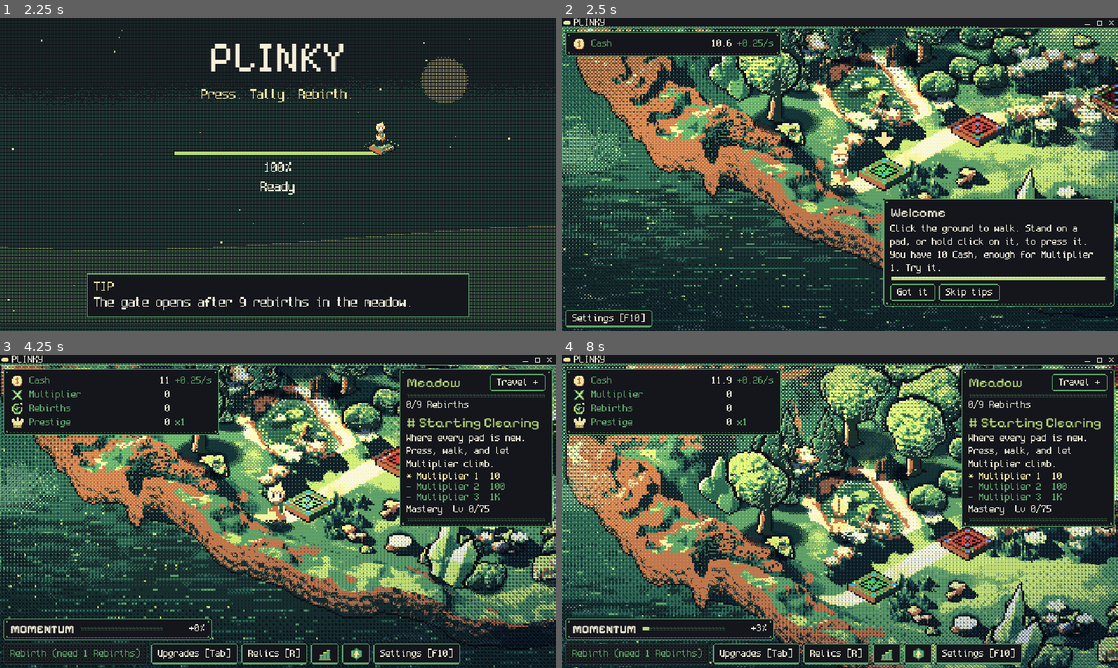
Above: before the commit, frames 1-4 (two rows, left to right).
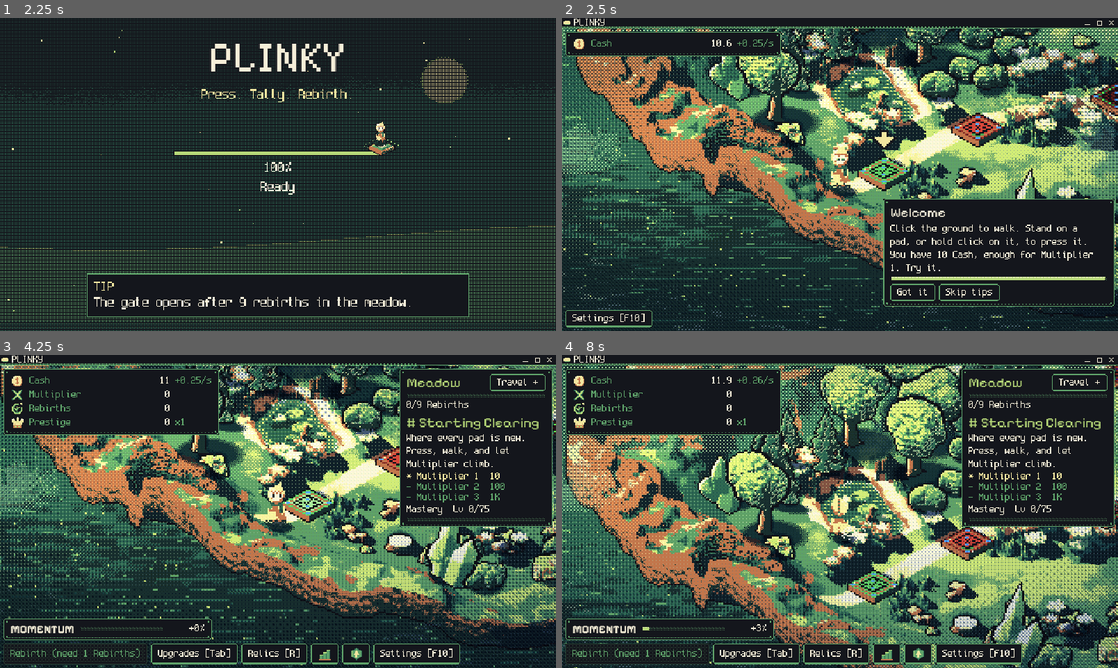
Above: after the commit, the same moments.

Repository: FreezingShock/Plinky
Game: Godot game, scene res://boot/boot.tscn
The game is run twice, just before and just after one commit, with the same random seed, the same clock (stepped at 60 frames per second) and the same inputs.
Inputs (mouse positions are in pixels of both pictures, inside the frame that each line leads up to):
- Up to frame 1 (2.25 s): tap Enter (ui_accept) at 0.5, 0.77, 1.07 s; move the mouse to (400, 158) at 0.52 s; hold D 0.53-1.25 s; tap Space at 0.6 s; click (400, 158) at 0.67 s; drag from (166, 190) to (250, 237) at 1.27 s; move the mouse to (333, 105) at 2.02 s; hold D from 2.03 s (still down); tap 2 at 2.1 s
- Up to frame 2 (2.5 s): keep holding D
- Up to frame 3 (4.25 s): release D at 2.75 s; click "Skip tips" at 2.75 s; drag from (250, 574) to (111, 464) at 3.52 s
- Up to frame 4 (8 s): move the mouse to (1006, 558) at 4.27 s; hold A (plinky_left) 4.28-5 s; tap 1 at 4.35 s; tap Enter (ui_accept) at 4.52, 4.82, 7.52, 7.82 s; drag from (673, 464) to (756, 433) at 5.02 s; move the mouse to (867, 511) at 5.77 s; hold Escape (plinky_back) 5.78-6.5 s; tap 3 at 5.85 s; click (867, 511) at 5.92 s; drag from (756, 433) to (728, 527) at 6.52 s; move the mouse to (962, 495) at 7.27 s; hold W (plinky_up) from 7.28 s (still down); tap C at 7.35 s

Frame 1 is identical in both runs. In frame 2, less than 0.1% of the frame differs, in the area x 59-79%, y 31-48%; in frame 3, less than 0.1%; in frame 4, less than 0.1%, in the area x 57-100%, y 46-73%.

Commit message:
Lighting: pads cast sun-following shadows (#89)
* Lighting stage 1: full-frame light pass and stronger sky tuning

Co-Authored-By: Claude Sonnet 5.5 <noreply@anthropic.com>
Claude-Session: https://claude.ai/code/session_01Pmx9dTS6r51kioaAYdxq1L

* Lighting stage 3: genuinely dark night, wider light pools

Co-Authored-By: Claude Sonnet 5.5 <noreply@anthropic.com>
Claude-Session: https://claude.ai/code/session_01Pmx9dTS6r51kioaAYdxq1L

* Night: use a separate night_shade so the model stays smooth

Co-Authored-By: Claude Sonnet 5.5 <noreply@anthropic.com>
Claude-Session: https://claude.ai/code/session_01Pmx9dTS6r51kioaAYdxq1L

* Lighting stage 2a: ground G-buffer, per-texel relight with cast shadows, F6 debug view

Terrain materials are codes 100-109 and were excluded from the relight range, so the ground was never relit. Widen the range, ship the G-buffer, push strengths hard.

Co-Authored-By: Claude Sonnet 5.5 <noreply@anthropic.com>
Claude-Session: https://claude.ai/code/session_01Pmx9dTS6r51kioaAYdxq1L

* Ground shader: no return in fragment (debug views set COLOR at the end)

Co-Authored-By: Claude Sonnet 5.5 <noreply@anthropic.com>
Claude-Session: https://claude.ai/code/session_01Pmx9dTS6r51kioaAYdxq1L

* Pin vignette dither to the world; Larkmoor ground G-buffer and relight

Co-Authored-By: Claude Sonnet 5.5 <noreply@anthropic.com>
Claude-Session: https://claude.ai/code/session_01Pmx9dTS6r51kioaAYdxq1L

* Pads cast a sun-following shadow

Co-Authored-By: Claude Sonnet 5.5 <noreply@anthropic.com>
Claude-Session: https://claude.ai/code/session_01Pmx9dTS6r51kioaAYdxq1L

* Test: shadow count includes pads

Co-Authored-By: Claude Sonnet 5.5 <noreply@anthropic.com>
Claude-Session: https://claude.ai/code/session_01Pmx9dTS6r51kioaAYdxq1L

* Test: avoid pads name clash

Co-Authored-By: Claude Sonnet 5.5 <noreply@anthropic.com>
Claude-Session: https://claude.ai/code/session_01Pmx9dTS6r51kioaAYdxq1L

* Test: unique name for shadow pad count

Co-Authored-By: Claude Sonnet 5.5 <noreply@anthropic.com>
Claude-Session: https://claude.ai/code/session_01Pmx9dTS6r51kioaAYdxq1L

* Test: restore original pads variable

Co-Authored-By: Claude Sonnet 5.5 <noreply@anthropic.com>
Claude-Session: https://claude.ai/code/session_01Pmx9dTS6r51kioaAYdxq1L

---------

Co-authored-by: Claude <noreply@anthropic.com>

Diff:
--- a/tests/test_larkmoor.gd
+++ b/tests/test_larkmoor.gd
@@ -75,7 +75,11 @@
 	var shadows: SkyShadows = scene.get_node("Shadows") as SkyShadows
 	t.ok(shadows != null, "Larkmoor has a Shadows node")
 	if shadows != null:
-		t.eq(shadows._items.size(), sprites.size(), "Larkmoor registers a cast shadow for every prop and landmark")
+		var shadow_pads: int = 0
+		for an: Dictionary in placements.anchors as Array:
+			if String(an.kind) == "pad":
+				shadow_pads += 1
+		t.eq(shadows._items.size(), sprites.size() + shadow_pads, "Larkmoor registers a cast shadow for every prop, landmark and pad")
 	var sky: SkyCycle = scene.get_node("Sky") as SkyCycle
 	t.ok(sky.shadows == shadows, "Larkmoor's sky drives its shadows")
 	t.ok(lanterns > 0 and sky._lights.size() >= lanterns + 1, "lanterns and the walker get light pools (%d lights)" % sky._lights.size())
--- a/world/larkmoor_scene.gd
+++ b/world/larkmoor_scene.gd
@@ -117,6 +117,7 @@
 				_sky.add_light(Vector2(a.sx, a.sy), cfg.pool_gate_radius, 0.8)
 			"pad":
 				_sky.add_light(Vector2(a.sx, a.sy), cfg.pool_pad_radius, 0.45)
+				_shadows.add_blob(Vector2(a.sx, a.sy), 22.0, 9.0)
 	_sky.add_light(Vector2.ZERO, cfg.pool_walker_radius, 0.7, &"walker")
 
 
--- a/world/meadow3d_scene.gd
+++ b/world/meadow3d_scene.gd
@@ -7,6 +7,8 @@
 @export_file("*.json") var placements_path: String = DIR + "placements3d.json"
 
 ## Prop kinds that sway in the wind (world/sky_cycle.gd). Rocks and crystals stay put.
+## Cast shadow of a pad slab: width in texels and the height it stretches from (the slab is about 3 texels thick).
+const PAD_SHADOW: Vector2 = Vector2(22.0, 9.0)
 const SWAY_KINDS: PackedStringArray = ["oak", "pine", "bush"]
 
 var _data: Dictionary = {}
@@ -111,6 +113,7 @@
 				_sky.add_light(Vector2(a.sx, a.sy), cfg.pool_gate_radius, 0.8)
 			"pad":
 				_sky.add_light(Vector2(a.sx, a.sy), cfg.pool_pad_radius, 0.45)
+				_shadows.add_blob(Vector2(a.sx, a.sy), PAD_SHADOW.x, PAD_SHADOW.y)
 	_sky.add_light(Vector2.ZERO, cfg.pool_walker_radius, 0.7, &"walker")
 
 
--- a/world/sky_shadows.gd
+++ b/world/sky_shadows.gd
@@ -65,6 +65,13 @@
 	_lay(_items[_items.size() - 1])
 
 
+## A shadow for something that is not a prop sprite (a pad slab): foot position, width, and the height it stretches from.
+func add_blob(foot: Vector2, w: float, h: float) -> void:
+	var sp: Sprite2D = _quad("Sh_blob%d" % _items.size())
+	_items.append({"sprite": sp, "foot": foot, "w": w, "h": h})
+	_lay(_items[_items.size() - 1])
+
+
 ## Sun state from SkyCycle: light x (-1 left .. +1 right), shadow length in object heights, strength 0..1.
 func set_sun(azimuth: float, length: float, strength: float, p: Dictionary) -> void:
 	_warm = maxi(_warm - 1, 0)
